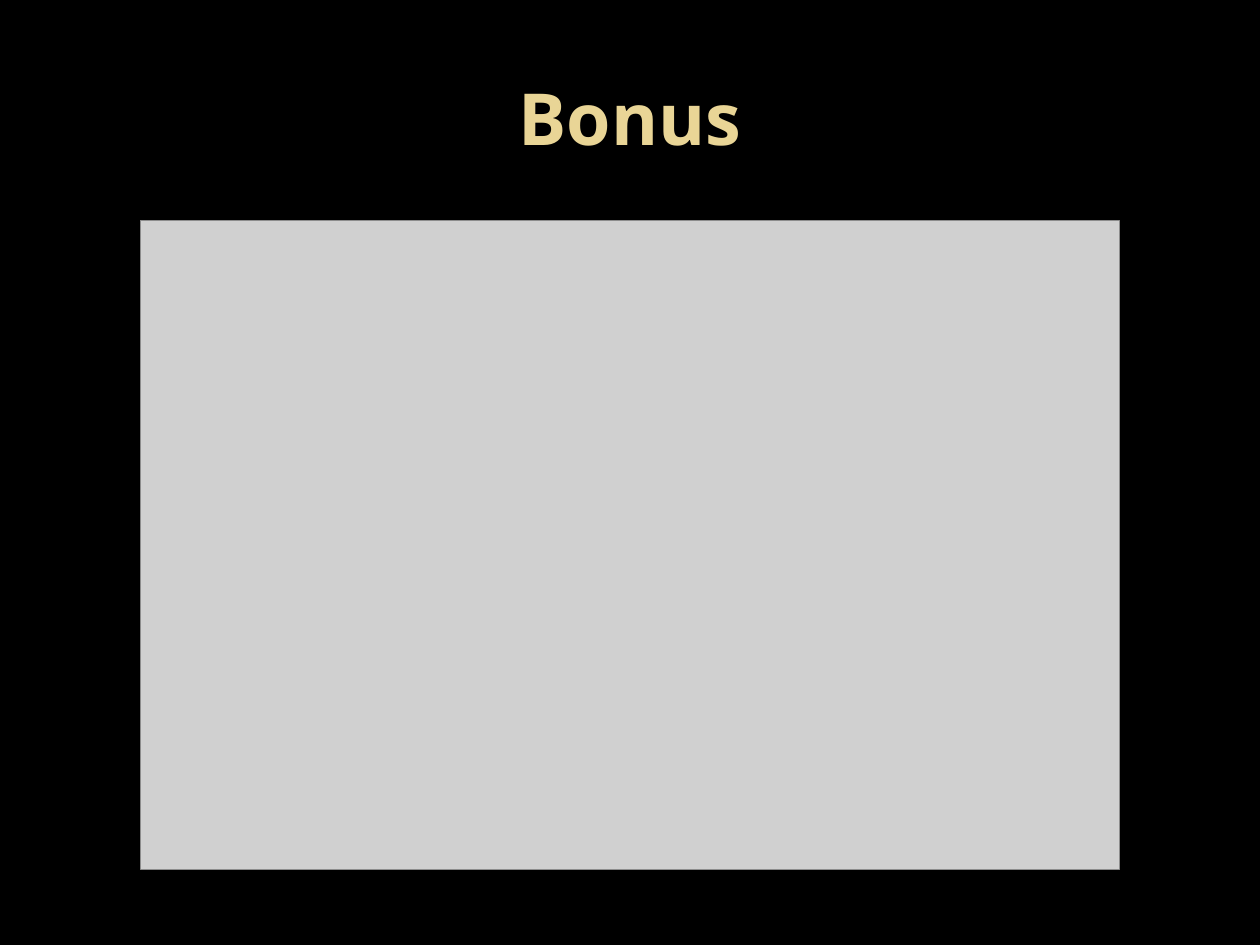
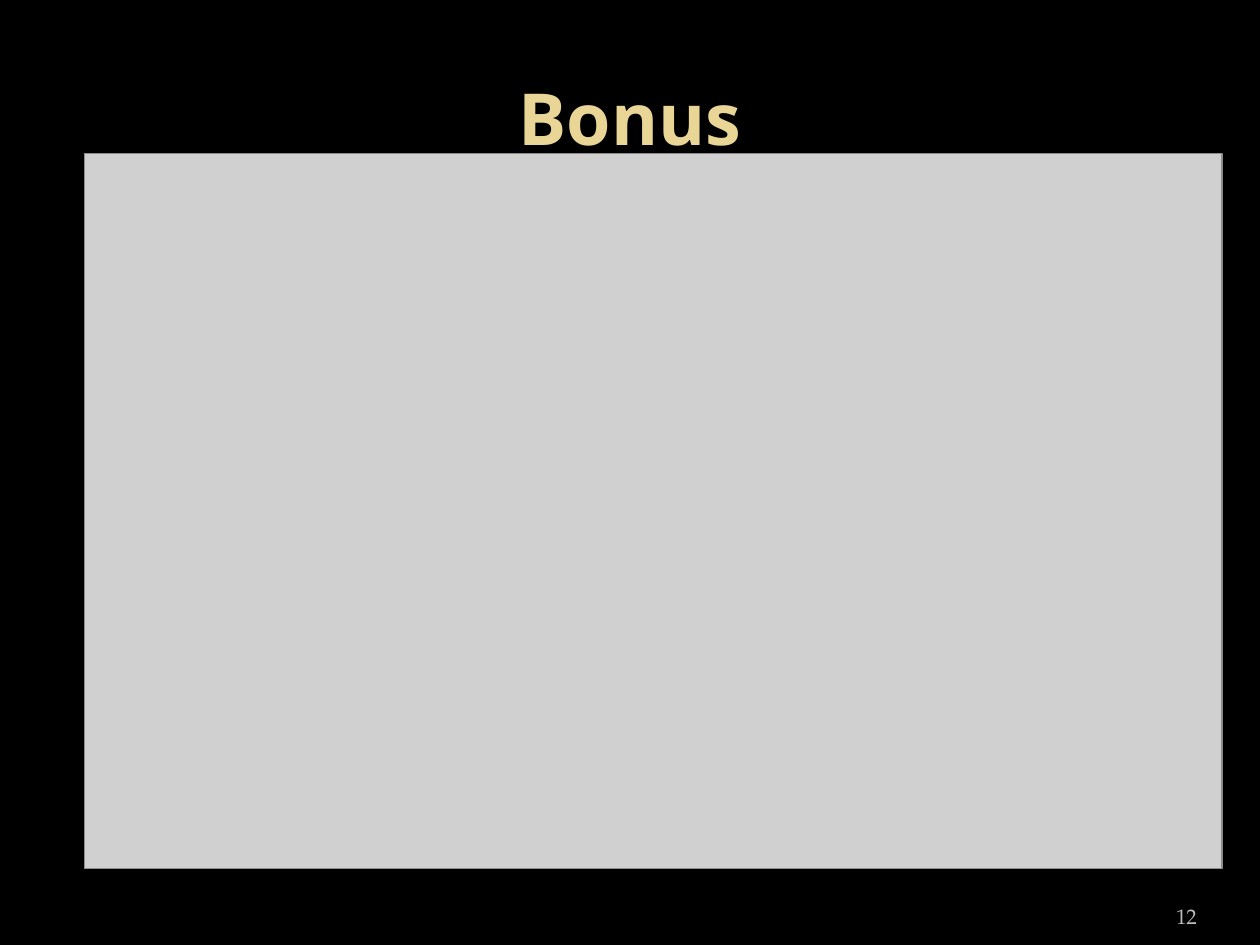
Before and after one commit to ArnaudDouceur/3D-Ray-Tracing-Engine, a slide deck: slide 12 of Soutenance 3D/infsi350_douceur_ross.pptx (slide 14 before the commit). Drawn at 1260x945 pixels with LibreOffice and Linux fonts; fonts in the diff are those of the drawing; grey boxes stand for pictures. Boxes give left, top, right and bottom in pixels: in the first picture for what was removed or moved away, otherwise in the second. Text is boxed around its words. In the diff, an @@ line names an element or a change of style, - is before the commit and + after.

Commit message:
slides

```diff
--- a/Soutenance 3D/infsi350_douceur_ross.pptx
+++ b/Soutenance 3D/infsi350_douceur_ross.pptx
@@ picture: place and size @@
-picture at [141,220,1120,869]
+picture at [84,154,1222,869]
@@ page number added at [1176,909,1197,924], 12 pt, text #BDBDBD @@
+12
```
Also in this commit, not shown: 11 other slides changed, 2 slides removed.
